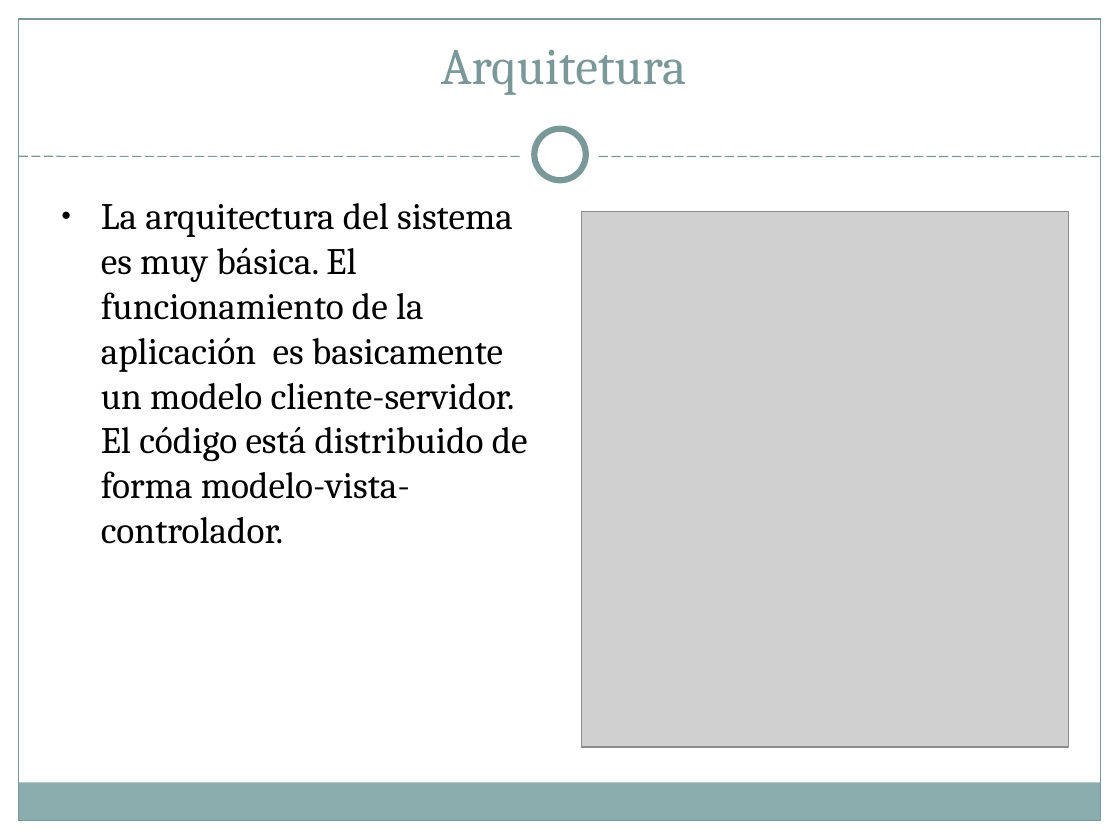
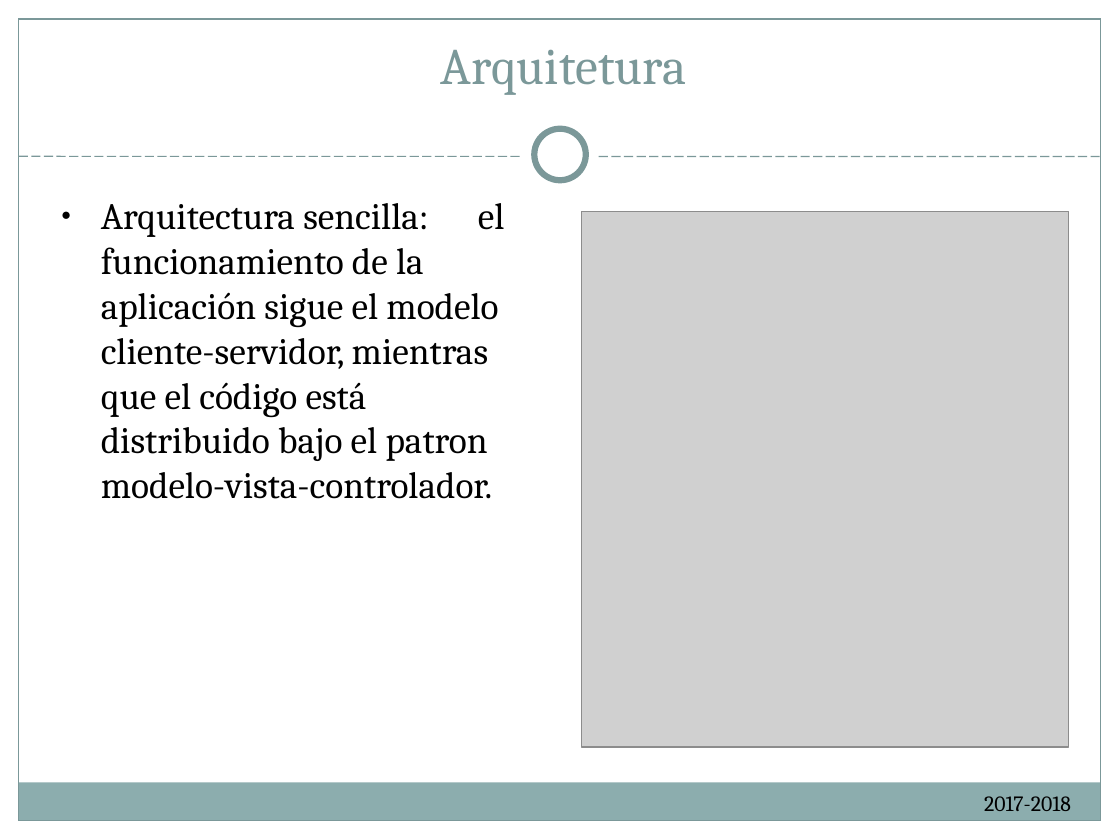
Before and after one commit to ReivajRa/Cooking_Ingenieros, a slide deck: slide 8 of Documentación/Cheap Deal presentacion.ppt (slide 7 before the commit). Drawn at 1120x840 pixels with LibreOffice and Linux fonts; fonts in the diff are those of the drawing; grey boxes stand for pictures. Boxes give left, top, right and bottom in pixels: in the first picture for what was removed or moved away, otherwise in the second. Text is boxed around its words. In the diff, an @@ line names an element or a change of style, - is before the commit and + after.

Commit message:
Presentación y codigo refinado
Presentación terminada. Se han actualizado pequeños detalles del código, mayoritariamente Strings que muestra la interfaz.

```diff
--- a/Documentación/Cheap Deal presentacion.ppt
+++ b/Documentación/Cheap Deal presentacion.ppt
@@ text at (101,203,505,499): text changed @@
-● La arquitectura del sistema es muy básica. El funcionamiento de la aplicación es basicamente un modelo cliente-servidor. El código está distribuido de forma modelo-vista-controlador.
+● Arquitectura sencilla: el funcionamiento de la aplicación sigue el modelo cliente-servidor, mientras que el código está distribuido bajo el patron modelo-vista-controlador.
@@ text added at (984,796,1071,811), 14 pt, text #000000 @@
+2017-2018
```
Also in this commit, not shown: 13 other slides changed, 4 slides added, 8 slides removed, 13 other files.
